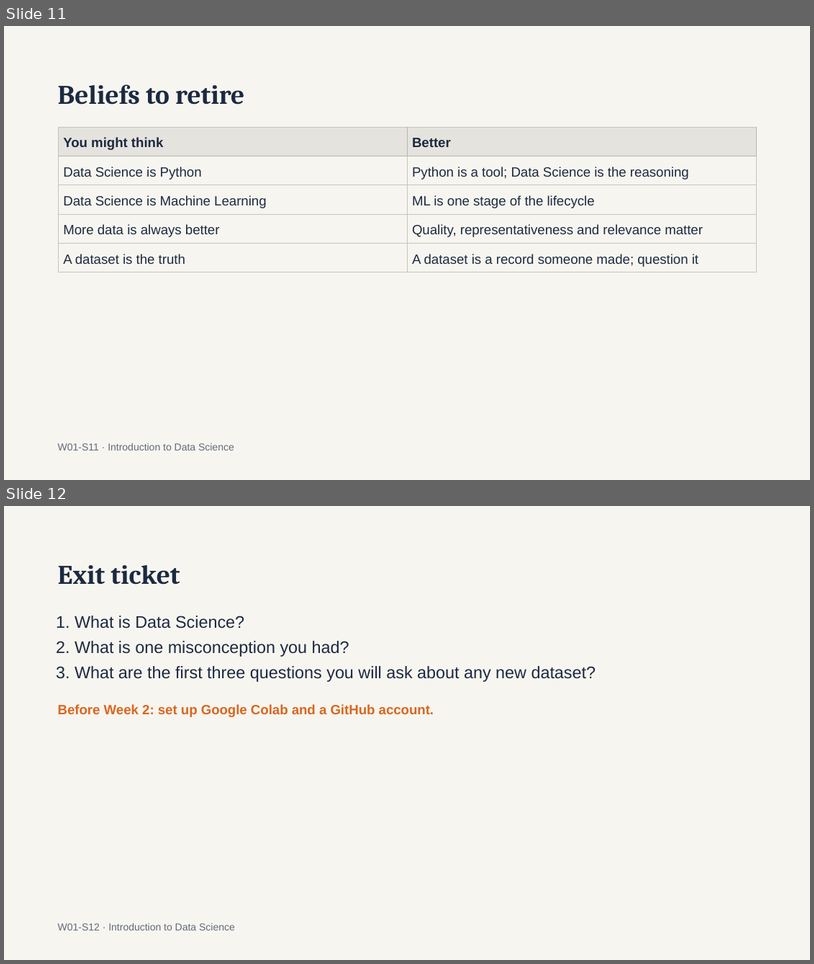
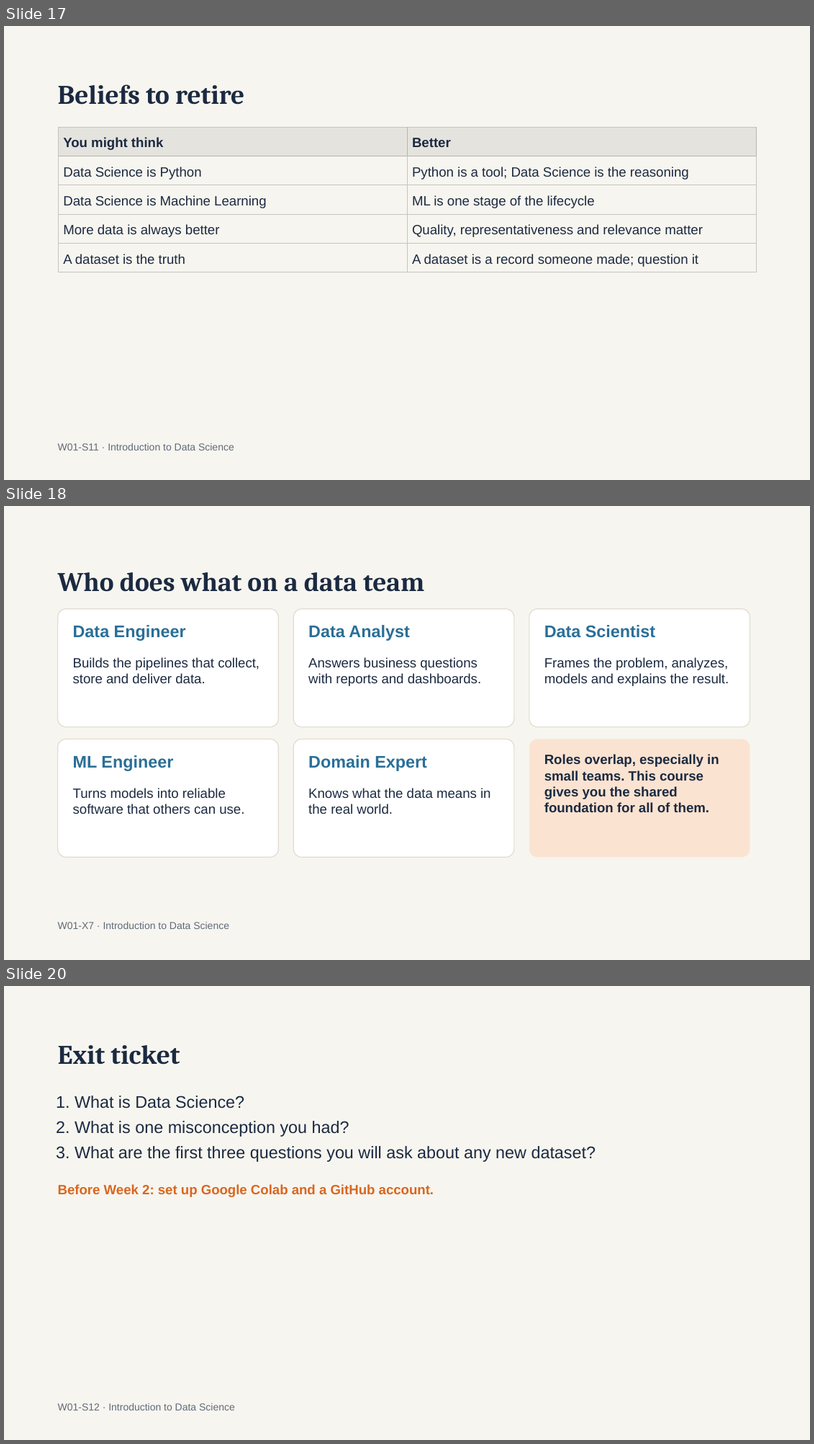
Before and after one commit to a6dulrauf/introduction-to-data-science-fall26, a slide deck: week 1/Intro to Data Science — Week 1 What Is Data Science.pptx. Shown one above the other, each under a label of ours: slides 11 and 12 before the commit, slides 17, 18 and 20 after it; the slides between them are not shown. The pictures are 814x964 and 814x1444 pixels, drawn with LibreOffice and Linux fonts; fonts in the diff are those of the drawing. Boxes give left, top, right and bottom in pixels: in the first picture for what was removed or moved away, otherwise in the second. Text is boxed around its words. In the diff, an @@ line names an element or a change of style, - is before the commit and + after.

```diff
--- a/week 1/Intro to Data Science — Week 1 What Is Data Science.pptx
+++ b/week 1/Intro to Data Science — Week 1 What Is Data Science.pptx
@@ slide 18 added at bbox=[4, 506, 810, 960], background #F7F5EF @@
@@ title added at bbox=[58, 572, 424, 592], 32 pt, text #1B2A41, bold @@
+Who does what on a data team
@@ rounded rectangle added at bbox=[58, 609, 278, 727], fill #FFFFFF, outline #E0DCD0 1 pt @@
@@ rounded rectangle added at bbox=[293, 609, 514, 727], fill #FFFFFF, outline #E0DCD0 1 pt @@
@@ rounded rectangle added at bbox=[530, 609, 751, 727], fill #FFFFFF, outline #E0DCD0 1 pt @@
@@ text added at bbox=[73, 625, 186, 641], 20 pt, text #2A6F97, bold @@
+Data Engineer
@@ text added at bbox=[309, 625, 409, 641], 20 pt, text #2A6F97, bold @@
+Data Analyst
@@ text added at bbox=[545, 625, 656, 638], 20 pt, text #2A6F97, bold @@
+Data Scientist
@@ text added at bbox=[73, 657, 260, 683], 16 pt, text #1B2A41 @@
+Builds the pipelines that collect, store and deliver data.
@@ text added at bbox=[309, 657, 481, 686], 16 pt, text #1B2A41 @@
+Answers business questions with reports and dashboards.
@@ text added at bbox=[545, 657, 730, 686], 16 pt, text #1B2A41 @@
+Frames the problem, analyzes, models and explains the result.
@@ rounded rectangle added at bbox=[58, 739, 278, 857], fill #FFFFFF, outline #E0DCD0 1 pt @@
@@ rounded rectangle added at bbox=[293, 739, 514, 857], fill #FFFFFF, outline #E0DCD0 1 pt @@
@@ rounded rectangle added at bbox=[530, 739, 751, 857], fill #FBE3D2 @@
@@ text added at bbox=[73, 755, 173, 771], 20 pt, text #2A6F97, bold @@
+ML Engineer
@@ text added at bbox=[309, 755, 427, 771], 20 pt, text #2A6F97, bold @@
+Domain Expert
@@ text added at bbox=[545, 754, 720, 812], 16 pt, text #1B2A41, bold @@
+Roles overlap, especially in small teams. This course gives you the shared foundation for all of them.
@@ text added at bbox=[73, 788, 244, 813], 16 pt, text #1B2A41 @@
+Turns models into reliable software that others can use.
@@ text added at bbox=[309, 788, 491, 813], 16 pt, text #1B2A41 @@
+Knows what the data means in the real world.
@@ text added at bbox=[58, 921, 229, 929], 12 pt, text #5F6B7A @@
+W01-X7 · Introduction to Data Science
@@ what was slide 11 is now slide 17 @@
@@ what was slide 12 is now slide 20 @@
```
Also in this commit, not shown: 2 slides changed, 7 other slides added, 3 other files.
